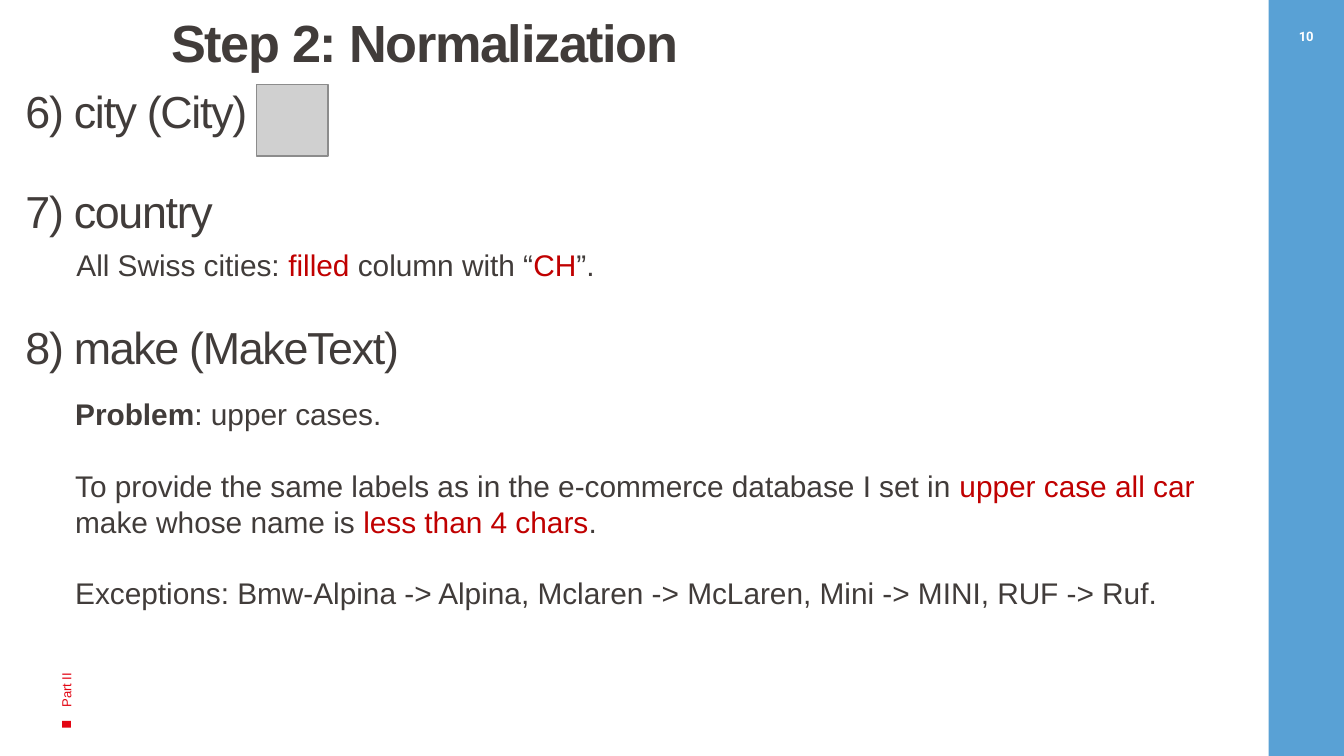
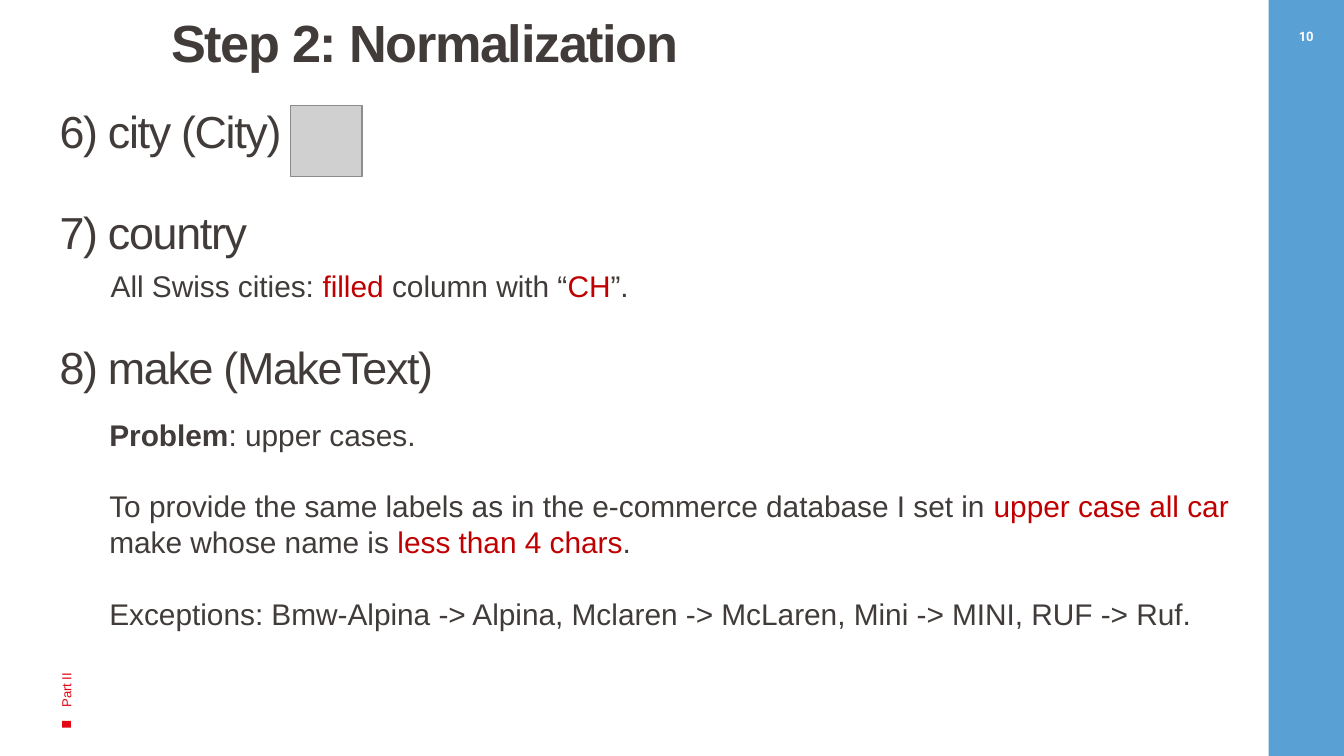
Before and after one commit to pierluigisegatto/Onedot_remote_data_task, a slide deck: slide 11 of customer_presentation/onedot_customer_presentation.pptx. Drawn at 1344x756 pixels with LibreOffice and Linux fonts; fonts in the diff are those of the drawing; grey boxes stand for pictures; background and template pictures are left out. Boxes give left, top, right and bottom in pixels: in the first picture for what was removed or moved away, otherwise in the second. Text is boxed around its words. In the diff, an @@ line names an element or a change of style, - is before the commit and + after.

```diff
--- a/customer_presentation/onedot_customer_presentation.pptx
+++ b/customer_presentation/onedot_customer_presentation.pptx
@@ 5 texts, 1 picture, 1 rectangle: place and size @@
-5 texts, 1 picture, 1 rectangle at [25,85,1194,610]
+5 texts, 1 picture, 1 rectangle at [60,105,1228,630]
```
Also in this commit, not shown: 11 other slides changed, 2 other files.
